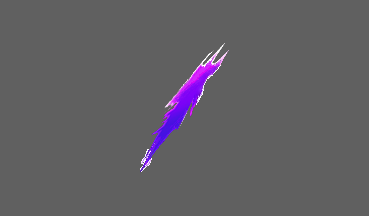
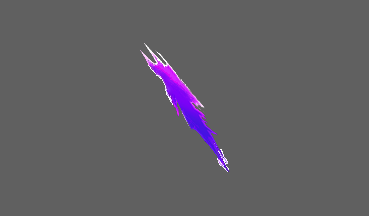
Two versions of the same layered image (369x216). Layer-by-layer changes:
painted on "Layer 0" over (140, 43, 229, 172)
